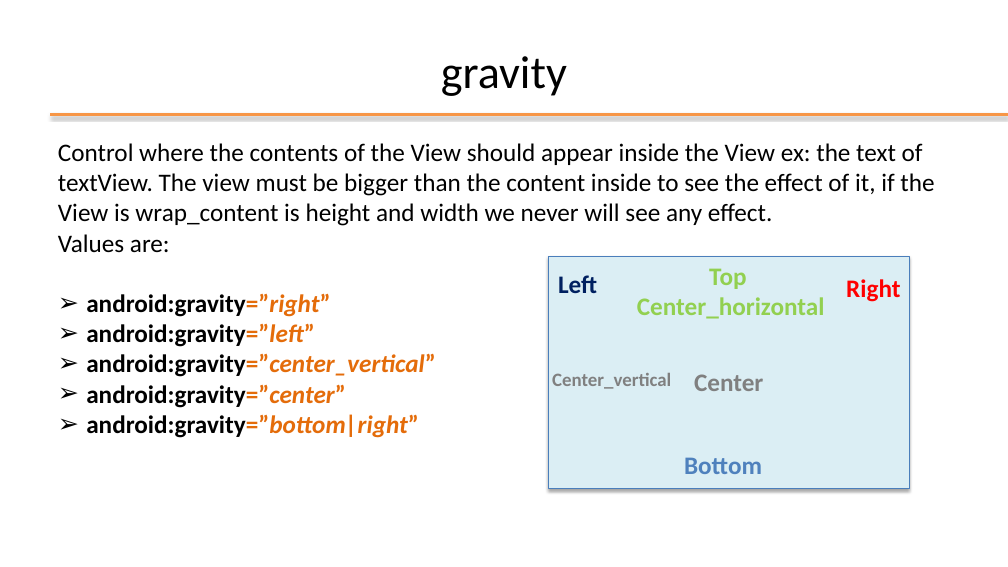
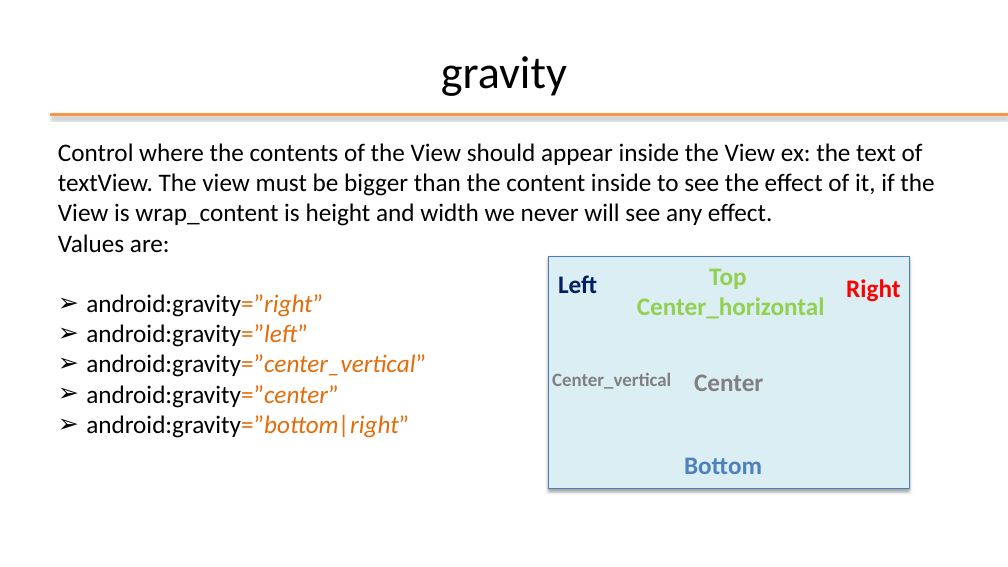
Before and after one commit to StePoli-00/Getting-started-with-Android, a slide deck: slide 44 of Slides/04-Android GUI.pptx. Drawn at 1008x567 pixels with LibreOffice and Linux fonts; fonts in the diff are those of the drawing; background and template pictures are left out. Boxes give left, top, right and bottom in pixels: in the first picture for what was removed or moved away, otherwise in the second. Text is boxed around its words. In the diff, an @@ line names an element or a change of style, - is before the commit and + after.

Commit message:
Update 04-Android GUI.pptx
missing textWather image

```diff
--- a/Slides/04-Android GUI.pptx
+++ b/Slides/04-Android GUI.pptx
@@ text at <box>86,294,426,438</box>: bold off in "android:gravity=”right”", "android:gravity=”left”", "android:gravity=”center_vertical”", "android:gravity=”center”" and 1 more places @@
```
Also in this commit, not shown: 6 other slides changed, 37 slides added, 1 slide removed.
